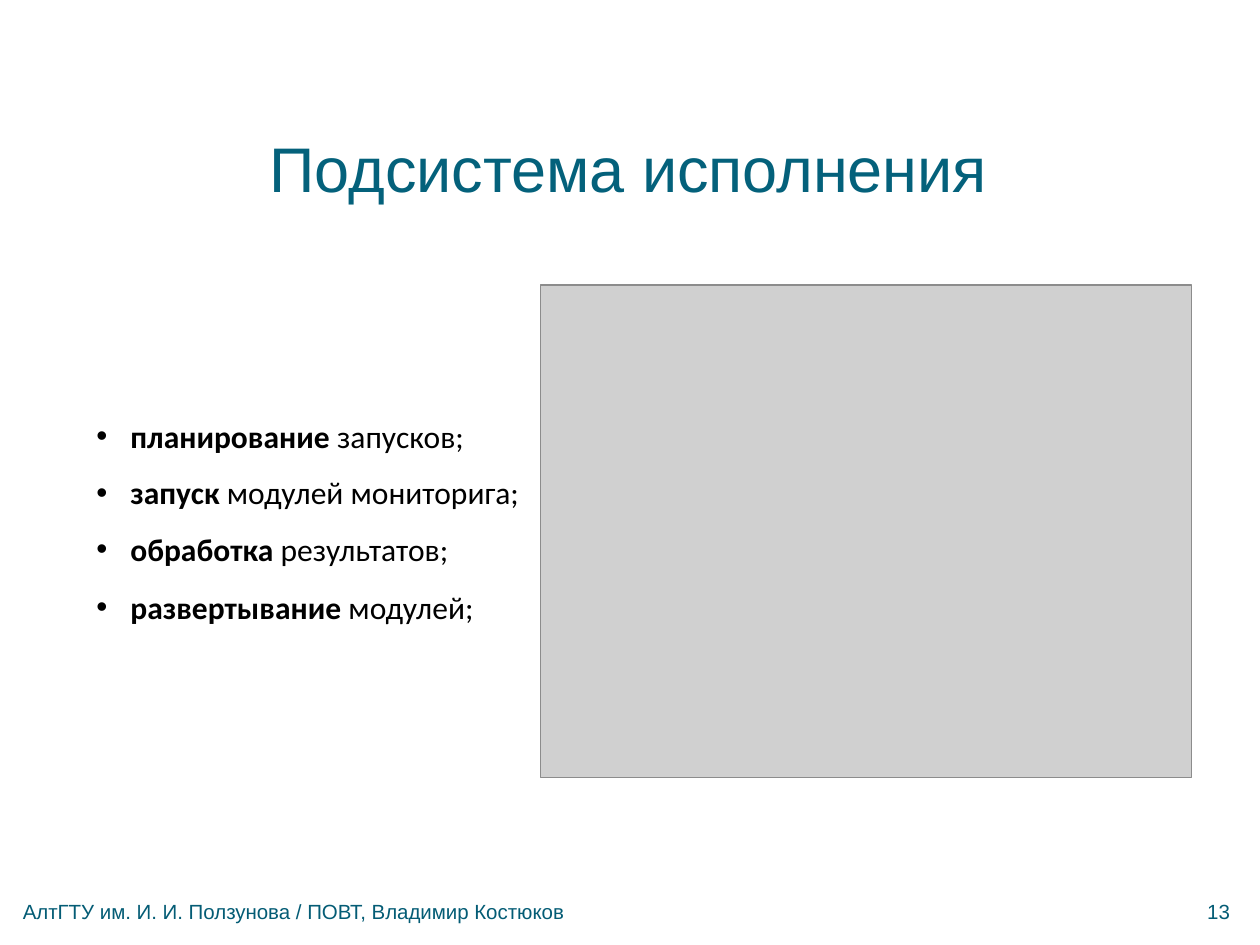
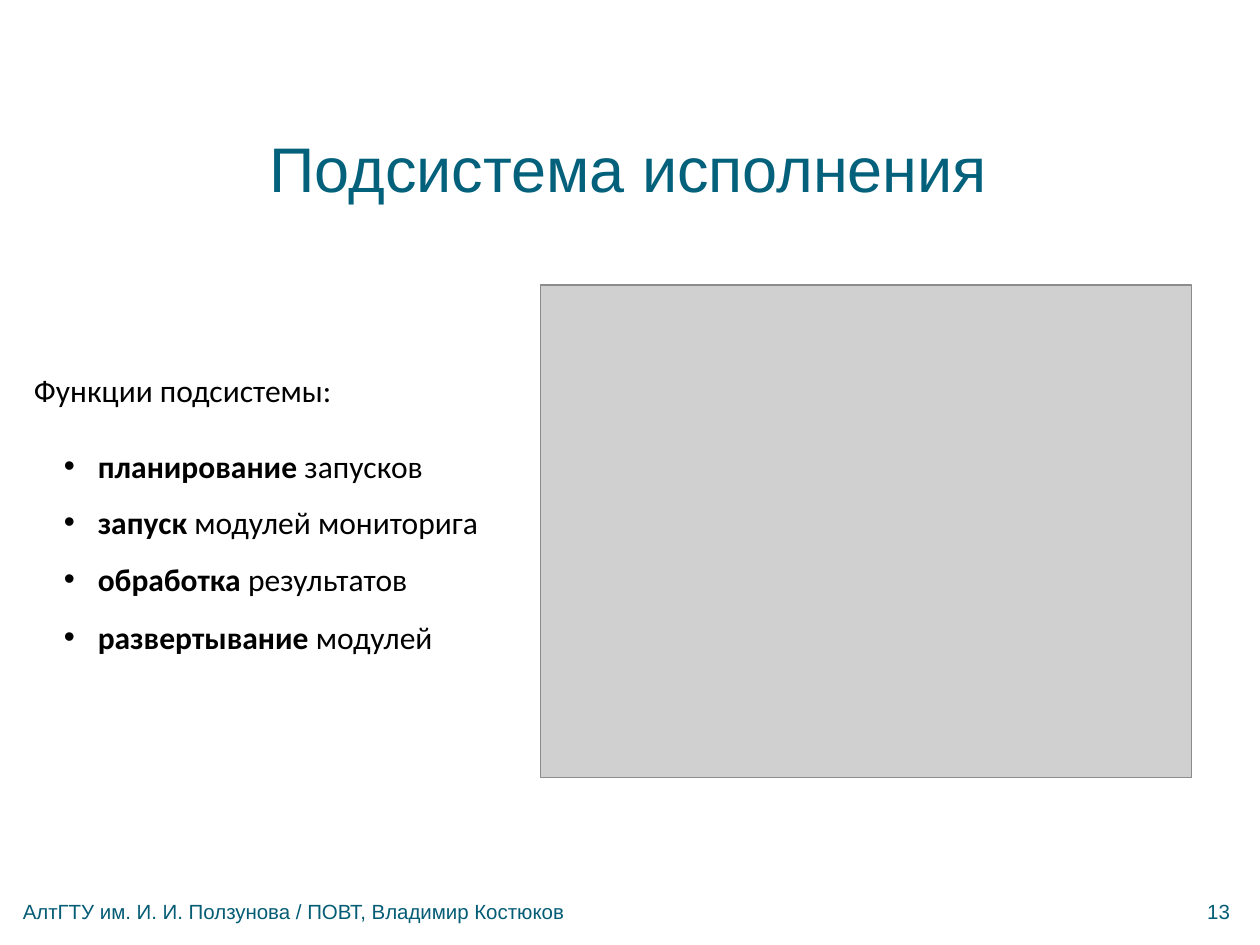
Before and after one commit to bluerain/snoopy, a slide deck: slide 13 of diploma/trunk/ppt/kostyukov.pptx. Drawn at 1260x945 pixels with LibreOffice and Linux fonts; fonts in the diff are those of the drawing; grey boxes stand for pictures; background and template pictures are left out. Boxes give left, top, right and bottom in pixels: in the first picture for what was removed or moved away, otherwise in the second. Text is boxed around its words. In the diff, an @@ line names an element or a change of style, - is before the commit and + after.

```diff
--- a/diploma/trunk/ppt/kostyukov.pptx
+++ b/diploma/trunk/ppt/kostyukov.pptx
@@ text at (34, 381, 478, 655): text changed @@
-• планирование запусков;
-• запуск модулей мониторига;
-• обработка результатов;
-• развертывание модулей;
+Функции подсистемы:
+  • планирование запусков
+  • запуск модулей мониторига
+  • обработка результатов
+  • развертывание модулей
```
Also in this commit, not shown: 11 other slides changed.
